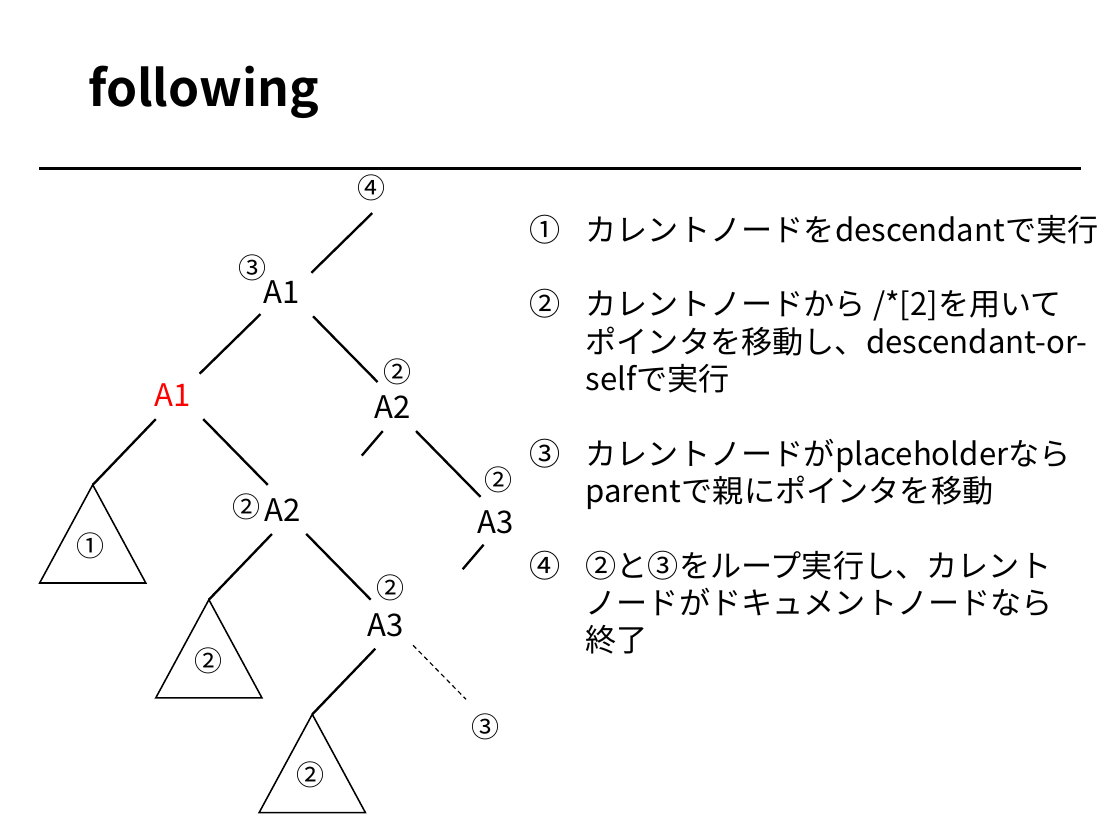
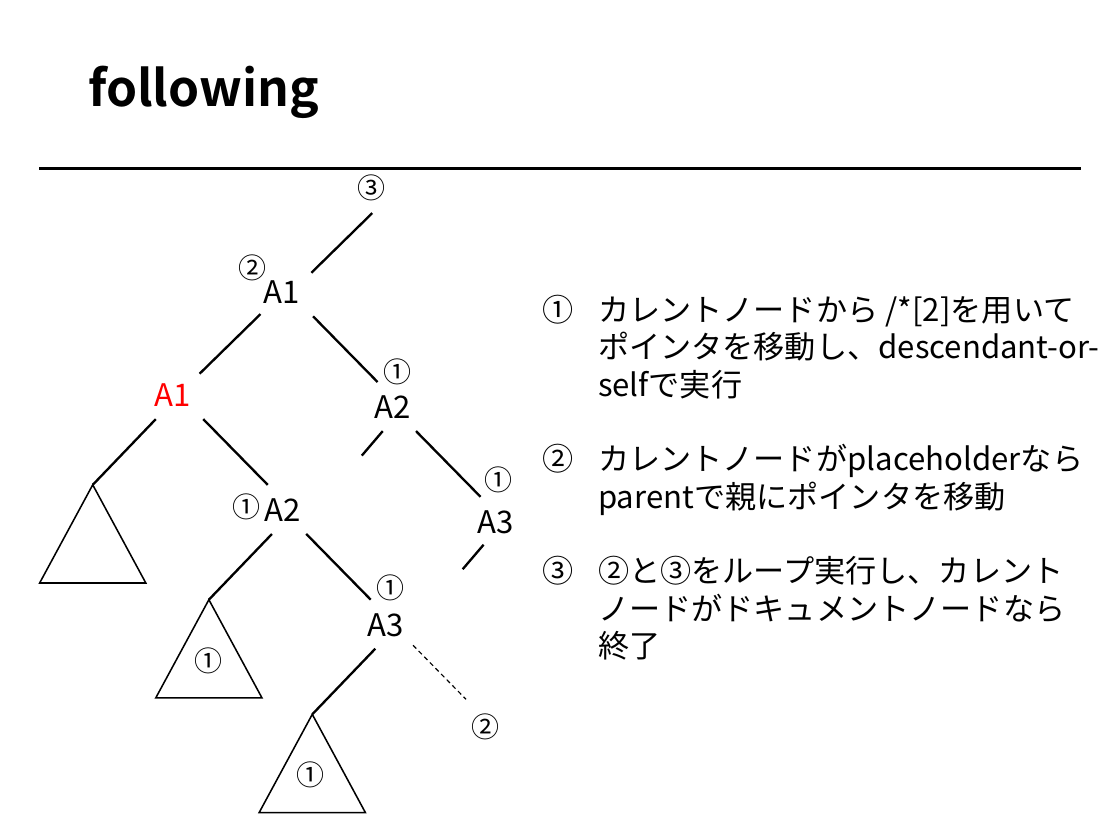
Before and after one commit to Jukibooo/XQueryZ_project, a slide deck: slide 4 of meeting/20180615.pptx. Drawn at 1120x840 pixels with LibreOffice and Linux fonts; fonts in the diff are those of the drawing. Boxes give left, top, right and bottom in pixels: in the first picture for what was removed or moved away, otherwise in the second. Text is boxed around its words. In the diff, an @@ line names an element or a change of style, - is before the commit and + after.

Commit message:
20180615 ミーティング資料 変更

```diff
--- a/meeting/20180615.pptx
+++ b/meeting/20180615.pptx
@@ text at (357,174,385,201): text changed @@
-④
+③
@@ text at (586,215,1099,244): paragraph removed @@
-1. カレントノードをdescendantで実行
@@ text at (238,254,266,281): text changed @@
-③
+②
@@ text "カレントノードから /*[2]を用いて ポインタを移動し、descendant-or- selfで実行": place and size @@
-text "カレントノードから /*[2]を用いて ポインタを移動し、descendant-or- selfで実行" at (586,215,1099,654)
+text "カレントノードから /*[2]を用いて ポインタを移動し、descendant-or- selfで実行" at (598,296,1100,660)
@@ text at (384,358,412,385): text changed @@
-②
+①
@@ text at (484,466,512,493): text changed @@
-②
+①
@@ text at (232,493,260,520): text changed @@
-②
+①
@@ text removed at (77,532,105,559) @@
-①
@@ text at (376,574,404,601): text changed @@
-②
+①
@@ text at (194,647,222,674): text changed @@
-②
+①
@@ text at (471,713,499,740): text changed @@
-③
+②
@@ text at (297,761,325,788): text changed @@
-②
+①
```
